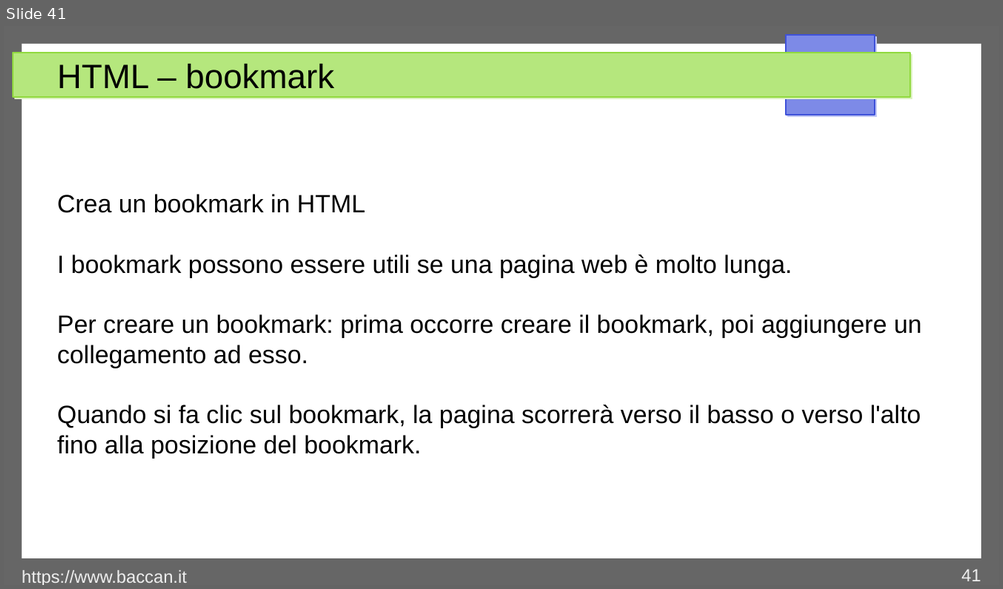
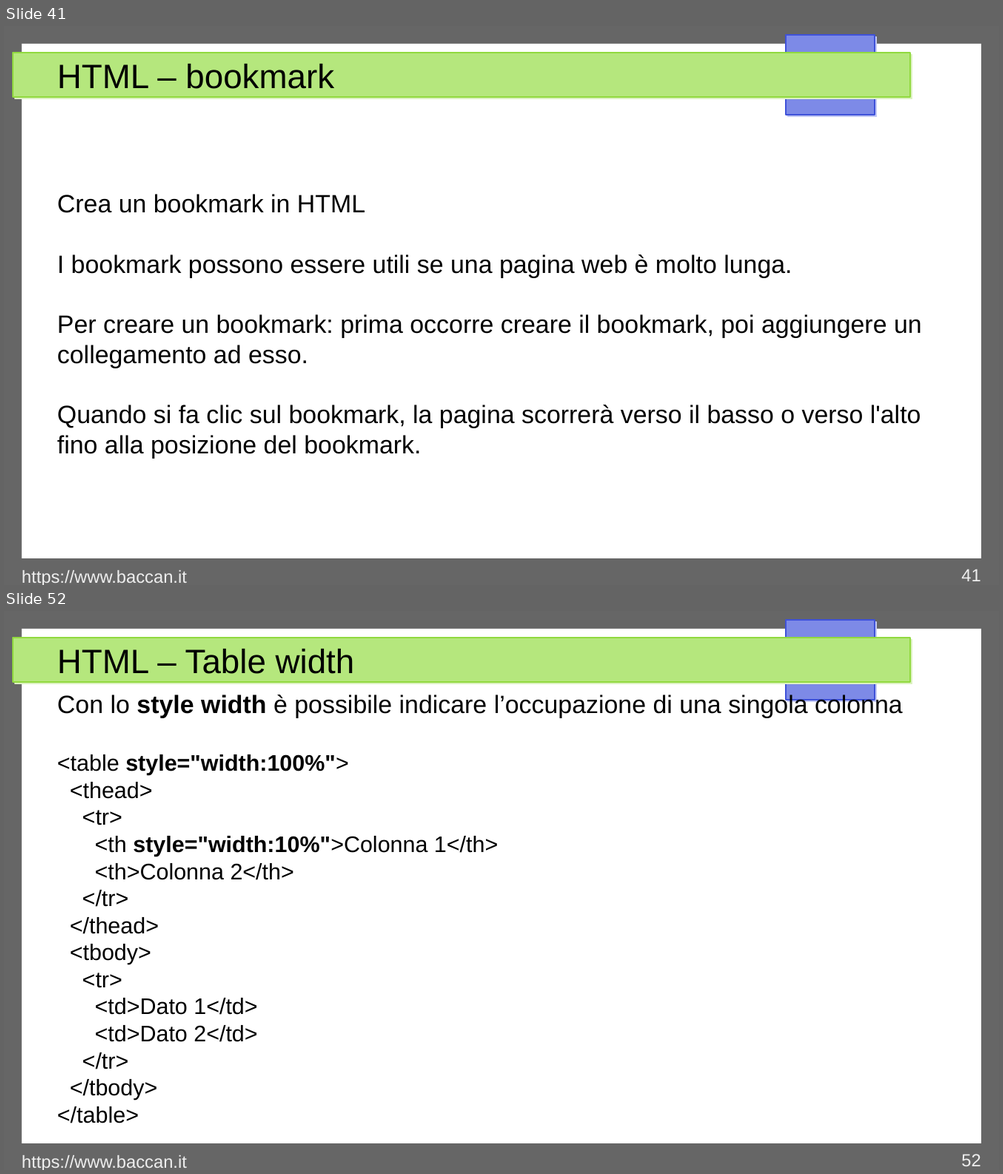
Before and after one commit to matteobaccan/CorsoHTML, a slide deck: Chapter_html.odp. Shown one above the other, each under a label of ours: slide 41 before the commit, slides 41 and 52 after it; the slides between them are not shown. The pictures are 1003x589 and 1003x1174 pixels, drawn with LibreOffice and Linux fonts; fonts in the diff are those of the drawing. Boxes give left, top, right and bottom in pixels: in the first picture for what was removed or moved away, otherwise in the second. Text is boxed around its words. In the diff, an @@ line names an element or a change of style, - is before the commit and + after.

```diff
--- a/Chapter_html.odp
+++ b/Chapter_html.odp
@@ slide 52 added at (4, 611, 999, 1170), background #FFFFFF; not listed: 4 template elements that a slide beside it also shows @@
@@ title added at (57, 649, 355, 674), 27 pt, text #000000 @@
+HTML – Table width
@@ text added at (57, 693, 902, 1124), 18 pt, text #000000 @@
+Con lo style width è possibile indicare l’occupazione di una singola colonna
+<table style="width:100%">
+<thead>
+<tr>
+<th style="width:10%">Colonna 1</th>
+<th>Colonna 2</th>
+</tr>
+</thead>
+<tbody>
+<tr>
+<td>Dato 1</td>
+<td>Dato 2</td>
+</tr>
+</tbody>
+</table>
@@ text added at (22, 1156, 187, 1170), 14 pt, text #EEEEEE @@
+https://www.baccan.it
@@ page number added at (961, 1154, 980, 1167), 14 pt, text #EEEEEE @@
+52
```
Also in this commit, not shown: 5 slides changed, 10 other slides added, 11 other files.
